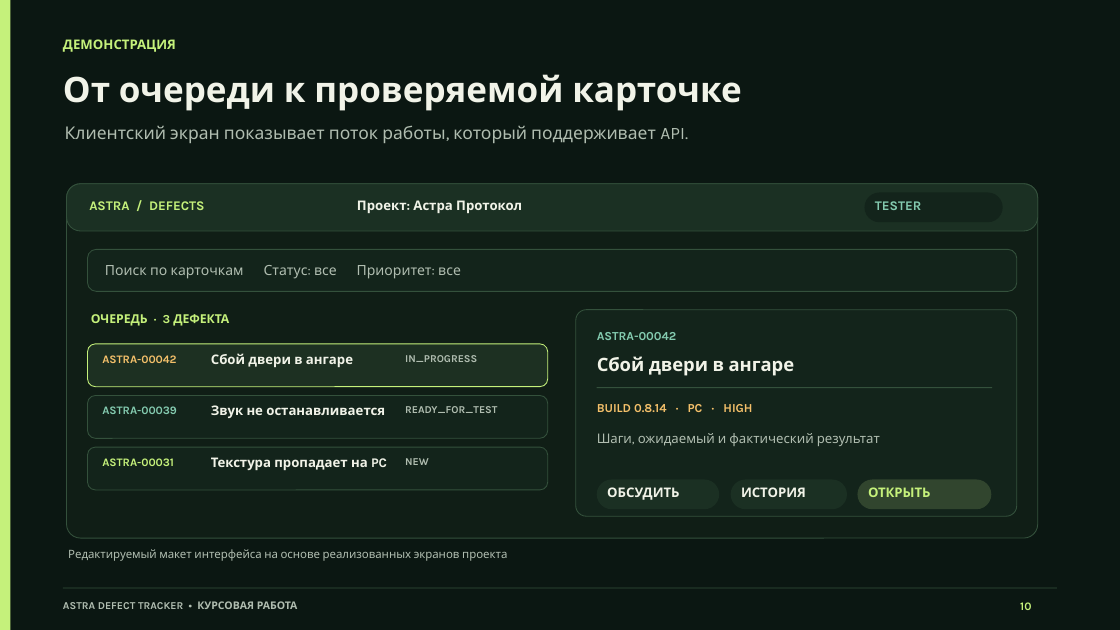
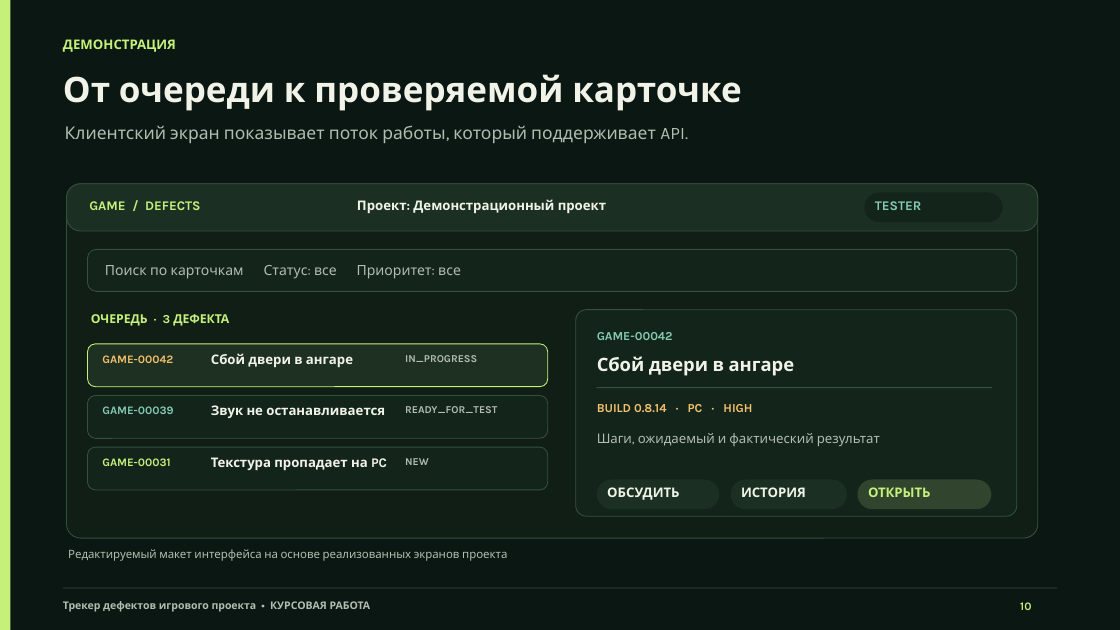
Before and after one commit to TumbaYumba7/astra-defect-tracker, a slide deck: slide 10 of docs/submission/ПРЕЗЕНТАЦИЯ_ПиРСЧИР_ТусиковЯР.pptx. Drawn at 1120x630 pixels with LibreOffice and Linux fonts; fonts in the diff are those of the drawing. Boxes give left, top, right and bottom in pixels: in the first picture for what was removed or moved away, otherwise in the second. Text is boxed around its words. In the diff, an @@ line names an element or a change of style, - is before the commit and + after.

```diff
--- a/docs/submission/ПРЕЗЕНТАЦИЯ_ПиРСЧИР_ТусиковЯР.pptx
+++ b/docs/submission/ПРЕЗЕНТАЦИЯ_ПиРСЧИР_ТусиковЯР.pptx
@@ text at (x1=89, y1=201, x2=200, y2=210): text changed @@
-ASTRA / DEFECTS
+GAME / DEFECTS
@@ text at (x1=357, y1=199, x2=606, y2=213): text changed @@
-Проект: Астра Протокол
+Проект: Демонстрационный проект
@@ text at (x1=102, y1=355, x2=173, y2=363): text changed @@
-ASTRA-00042
+GAME-00042
@@ text at (x1=597, y1=332, x2=673, y2=340): text changed @@
-ASTRA-00042
+GAME-00042
@@ text at (x1=102, y1=406, x2=173, y2=414): text changed @@
-ASTRA-00039
+GAME-00039
@@ text at (x1=102, y1=458, x2=170, y2=466): text changed @@
-ASTRA-00031
+GAME-00031
@@ text at (x1=63, y1=601, x2=371, y2=612): text changed @@
-ASTRA DEFECT TRACKER • КУРСОВАЯ РАБОТА
+Трекер дефектов игрового проекта • КУРСОВАЯ РАБОТА
```
Also in this commit, not shown: 10 other slides changed, 10 other files.
